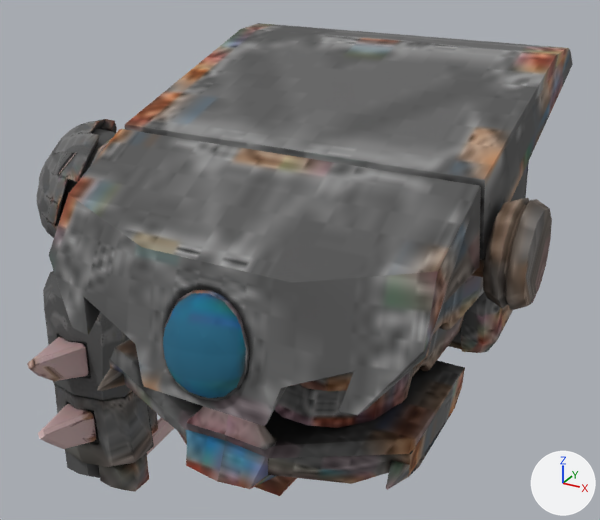
The glTF model public/3d/tank/E-29.glb as it was, and as the next commit left it.
The view is the same before and after, from a camera (50 mm lens) standing at (1.24, -2.36, 2.47) and looking at (-0.18, 0.22, 1.18). The lights are fixed; the arrows at lower right show +X, +Y and +Z.

Objects in the first picture: '17', 'E-29'.
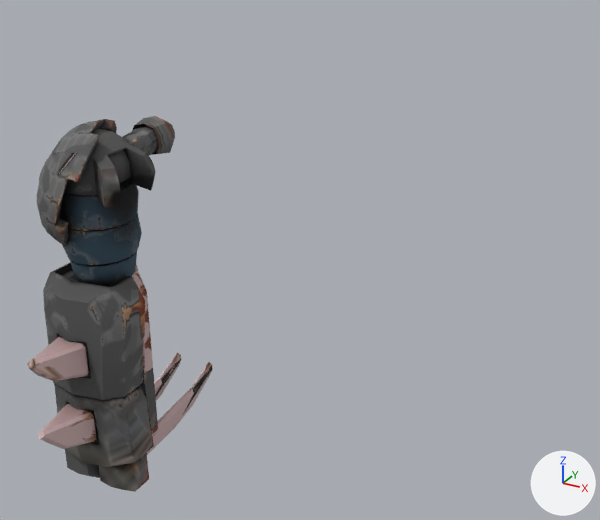
Boxes [x1, y1, x2, y2] around the edits, measured in the pictures (600 x 520 px):
'17', deleted: before [49, 23, 573, 496]

The change, as a list of edits to the scene's bpy script:
```text
Remove ob_17:
    ob_17 = bpy.data.objects.new('17', me_body_001)
    ob_17.location = (0.0, 0.0, 0.0)
```
